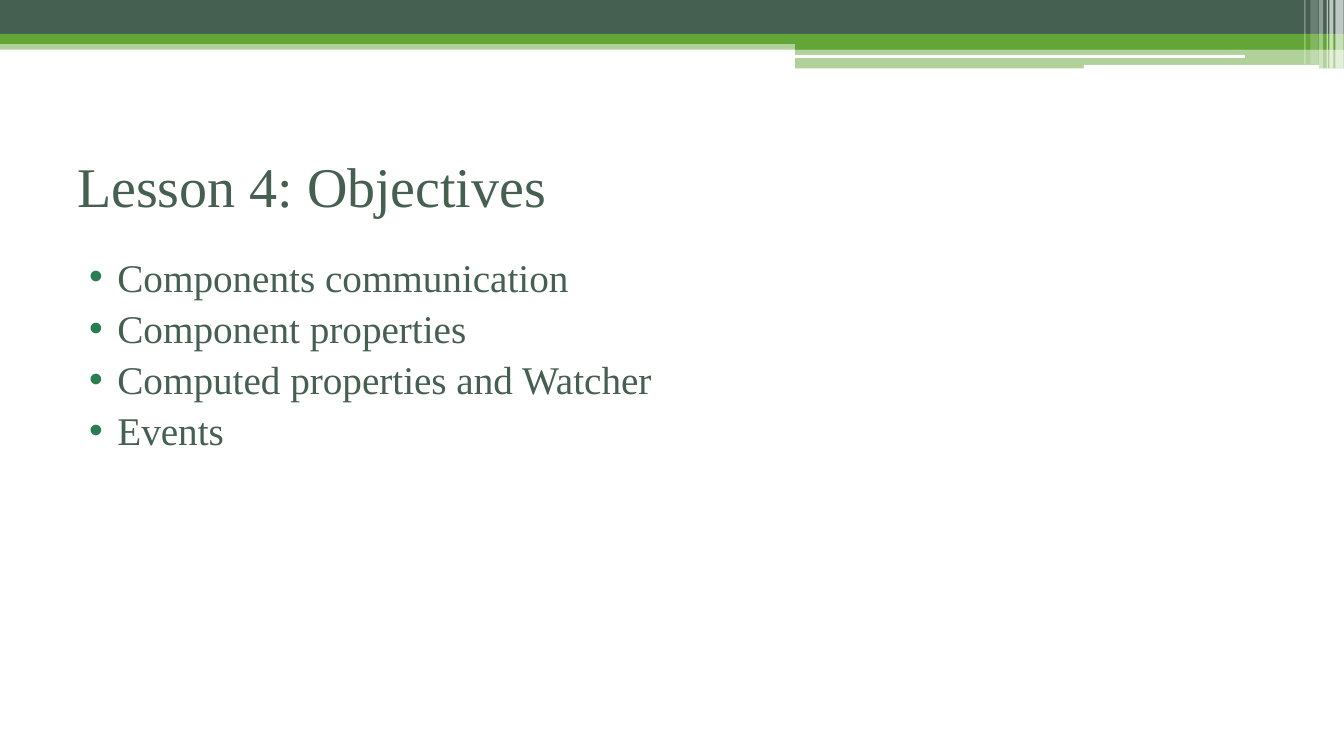
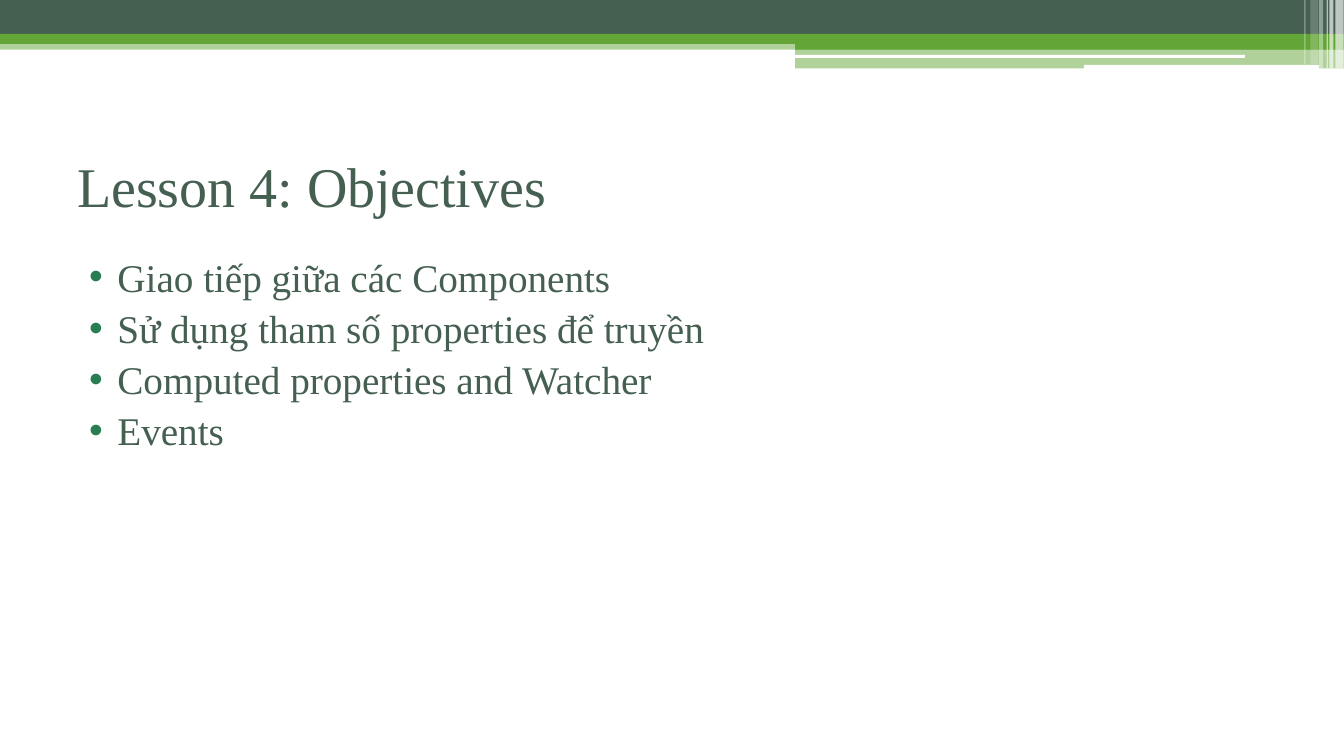
Before and after one commit to phamtuanchip/7dayswithvuejs, a slide deck: slide 23 of vuejs-2.0.pptx. Drawn at 1344x756 pixels with LibreOffice and Linux fonts; fonts in the diff are those of the drawing. Boxes give left, top, right and bottom in pixels: in the first picture for what was removed or moved away, otherwise in the second. Text is boxed around its words. In the diff, an @@ line names an element or a change of style, - is before the commit and + after.

```diff
--- a/vuejs-2.0.pptx
+++ b/vuejs-2.0.pptx
@@ text at [117, 263, 704, 350]: text changed @@
-• Components communication
-• Component properties
+• Giao tiếp giữa các Components
+• Sử dụng tham số properties để truyền
```
Also in this commit, not shown: 24 other slides changed, 2 slides added.
